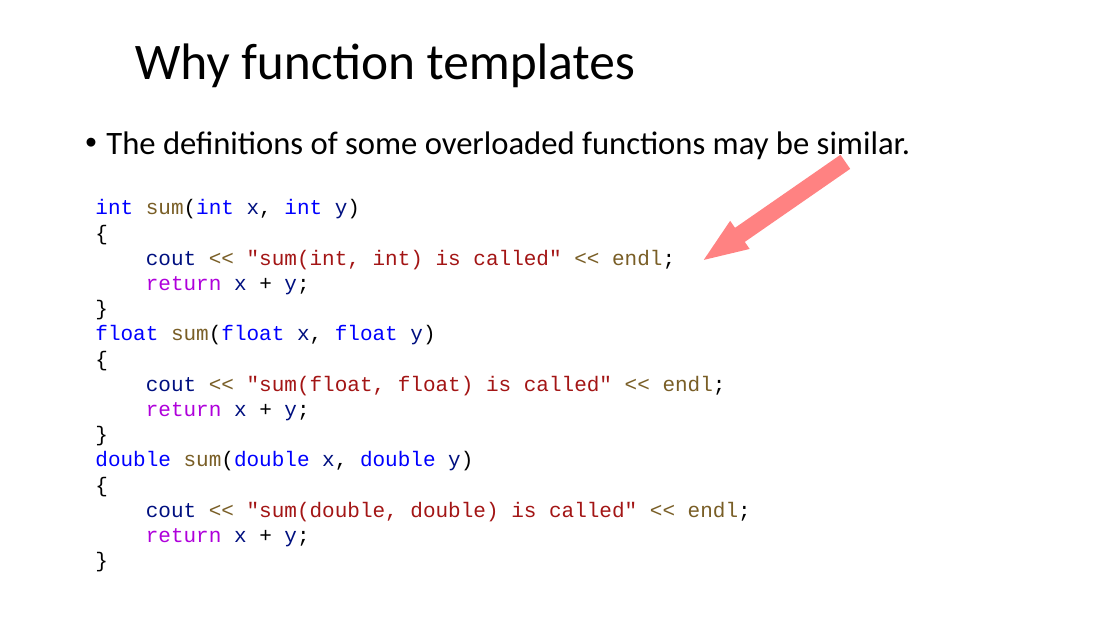
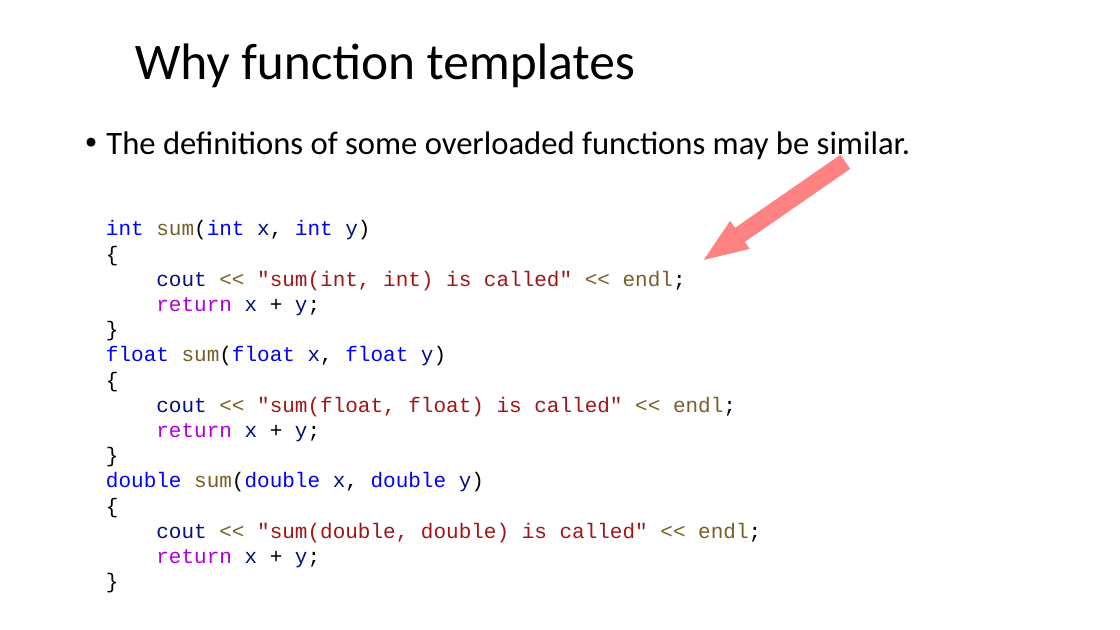
Before and after one commit to Aries-Dawn/Cpp-Program-Design, a slide deck: slide 8 of Lecture/Lecture07.pptx. Drawn at 1120x630 pixels with LibreOffice and Linux fonts; fonts in the diff are those of the drawing; background and template pictures are left out. Boxes give left, top, right and bottom in pixels: in the first picture for what was removed or moved away, otherwise in the second. Text is boxed around its words. In the diff, an @@ line names an element or a change of style, - is before the commit and + after.

```diff
--- a/Lecture/Lecture07.pptx
+++ b/Lecture/Lecture07.pptx
@@ text "int sum(int x, int y)": place and size @@
-text "int sum(int x, int y)" at box(95, 199, 751, 547)
+text "int sum(int x, int y)" at box(106, 220, 761, 568)
```
Also in this commit, not shown: 4 other slides changed, 20 other files.
